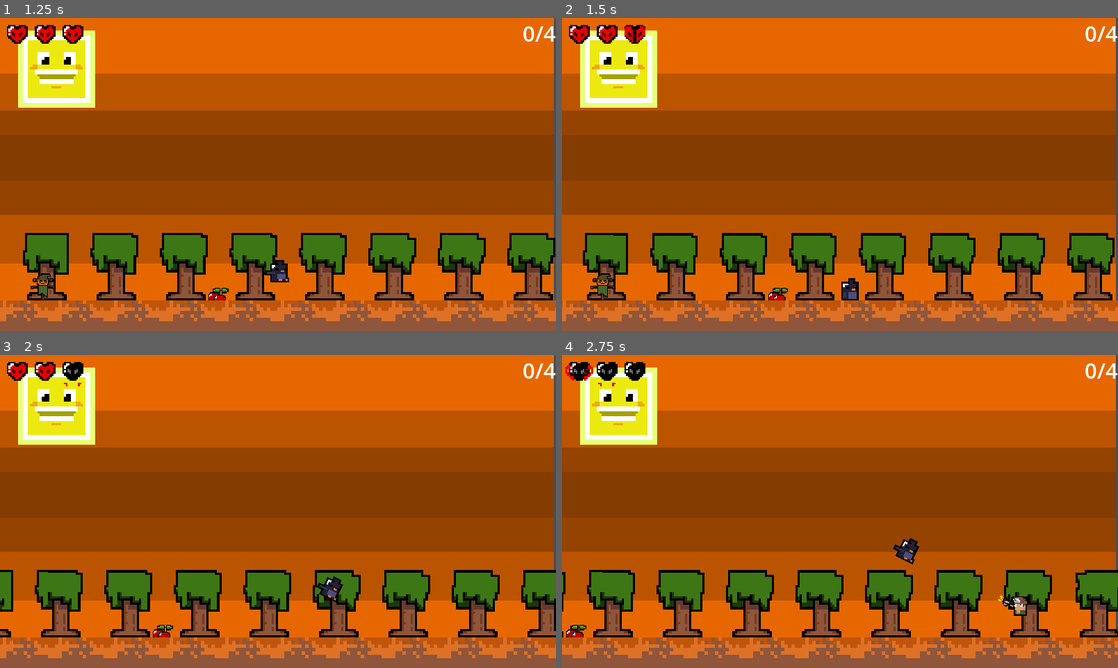
Above: before the commit, frames 1-4 (two rows, left to right).
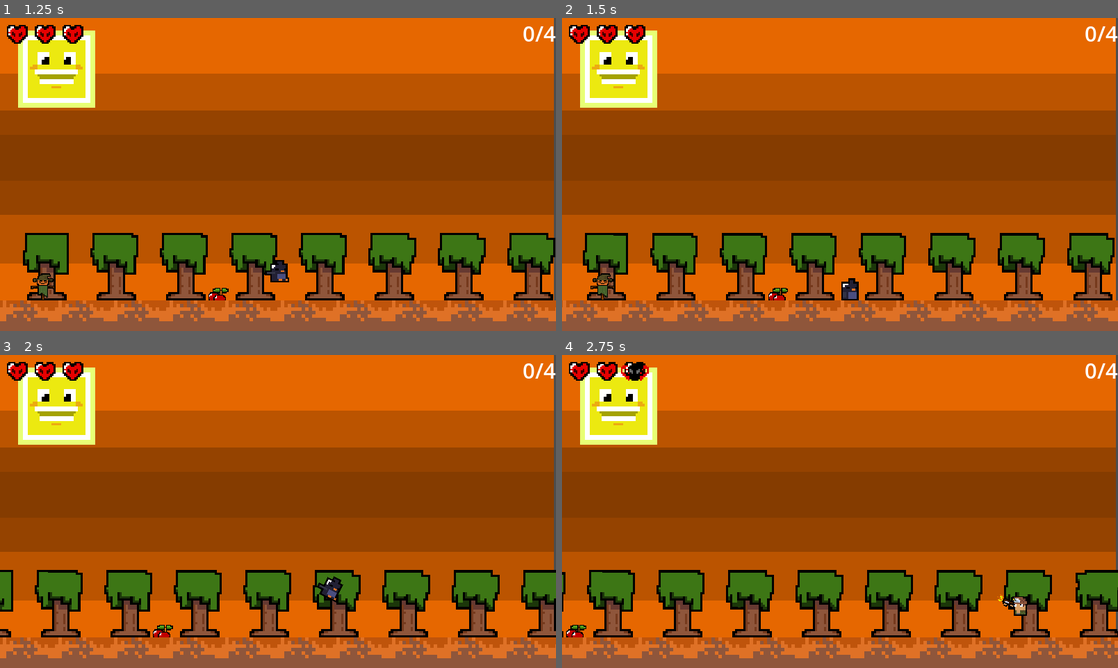
Above: after the commit, the same moments.

Repository: pochoco24/wild-jam-62
Game: Godot game, scene res://Scenes/ui_menu.tscn
Same seed, same stepped clock (60 frames per second), same inputs: the game is played once before the commit and once after it.
Inputs (mouse positions are in pixels of both pictures, inside the frame that each line leads up to):
- Up to frame 1 (1.25 s): click (278, 212) at 0.5 s
- Up to frame 2 (1.5 s): hold D (right) from 1.28 s (still down); tap \ (test, bound only before the commit) at 1.35 s
- Up to frame 3 (2 s): keep holding D (right); tap W (flap) at 1.52, 1.82 s
- Up to frame 4 (2.75 s): keep holding D (right); tap \ (test, bound only before the commit) at 2.1 s; tap W (flap) at 2.27, 2.57 s

Frame 1 is identical in both runs. In frame 2, less than 0.1% of the frame differs, in the area x 11-15%, y 2-8%; in frame 3, 0.1%; in frame 4, 0.6%, in the area x 0-65%, y 2-67%.

Commit message:
Added invinsibility time after hit

Diff:
--- a/Scenes/Game.tscn
+++ b/Scenes/Game.tscn
@@ -245,6 +245,9 @@
 sprite_frames = SubResource("SpriteFrames_s0tpk")
 animation = &"walking"
 autoplay = "gliding"
+
+[node name="InvinsibilityTimer" type="Timer" parent="Player"]
+one_shot = true
 
 [node name="PlayerCamera" type="Camera2D" parent="."]
 unique_name_in_owner = true
--- a/Scripts/Player.gd
+++ b/Scripts/Player.gd
@@ -11,9 +11,6 @@
 var flap_velocity = -300
 
 func _physics_process(delta):
-
-	if Input.is_action_just_pressed("test"):
-		hurt()
 
 	if not is_on_floor():
 		velocity.y += gravity * delta
@@ -37,7 +34,10 @@
 		$AnimatedSprite2D.speed_scale = abs(velocity.x / fly_speed)
 		rotation = 0
 
+	#Invinsibility Flicker Animation
+	$AnimatedSprite2D.visible = fmod($InvinsibilityTimer.time_left, 0.1) < 0.05
 
+	print($InvinsibilityTimer.time_left)
 	move_and_slide()
 
 func set_crop_count(x : int):
@@ -45,13 +45,17 @@
 	%GUI/CropCount.text = str(crop_count) + "/" + str(lvl_crops_available)
 
 func hurt():
-	if hearts > 0:
-		hearts -= 1
+	if $InvinsibilityTimer.time_left == 0:
+		if hearts > 0:
+			hearts -= 1
 
-	%GUI/Hearts.get_child(hearts).play("break")
+		%GUI/Hearts.get_child(hearts).play("break")
 
-	if hearts == 0:
-		print("You lose")
+		if hearts == 0:
+			print("You lose")
+
+		$InvinsibilityTimer.start(1.0)
+
 
 func _on_crop_pickup_area_body_entered(body):
 
--- a/project.godot
+++ b/project.godot
@@ -42,11 +42,6 @@
 , Object(InputEventKey,"resource_local_to_scene":false,"resource_name":"","device":-1,"window_id":0,"alt_pressed":false,"shift_pressed":false,"ctrl_pressed":false,"meta_pressed":false,"pressed":false,"keycode":0,"physical_keycode":4194320,"key_label":0,"unicode":0,"echo":false,"script":null)
 ]
 }
-test={
-"deadzone": 0.5,
-"events": [Object(InputEventKey,"resource_local_to_scene":false,"resource_name":"","device":-1,"window_id":0,"alt_pressed":false,"shift_pressed":false,"ctrl_pressed":false,"meta_pressed":false,"pressed":false,"keycode":0,"physical_keycode":92,"key_label":0,"unicode":92,"echo":false,"script":null)
-]
-}
 
 [layer_names]
 
